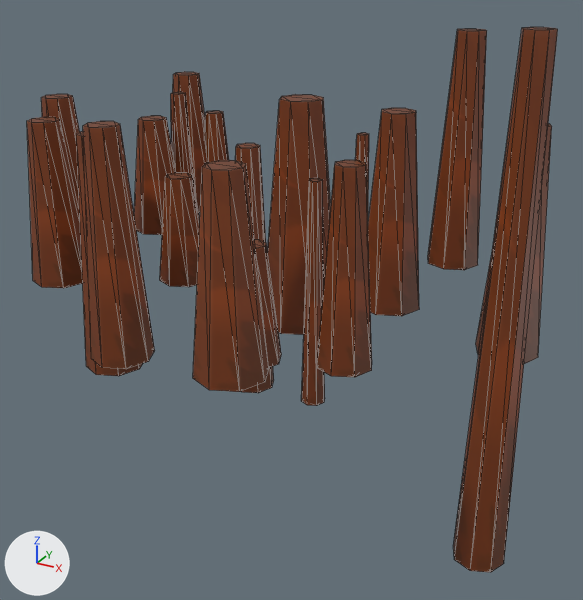
One commit to the glTF model Assets/Decorations/Mountain01.glb: the scene before it, then after it.
Both versions are drawn from a 50 mm lens placed at (96.8, -157.6, 67.6), pointed at (7.1, 5.4, -13.9). Arrows for +X, +Y and +Z are at lower left; the lights stay in place. Mesh edges are drawn as thin lines. Where no turn or scale is listed for an object, it has been applied to the vertices. Vertices at the same position are counted once.

The first picture shows 'Boulders'.
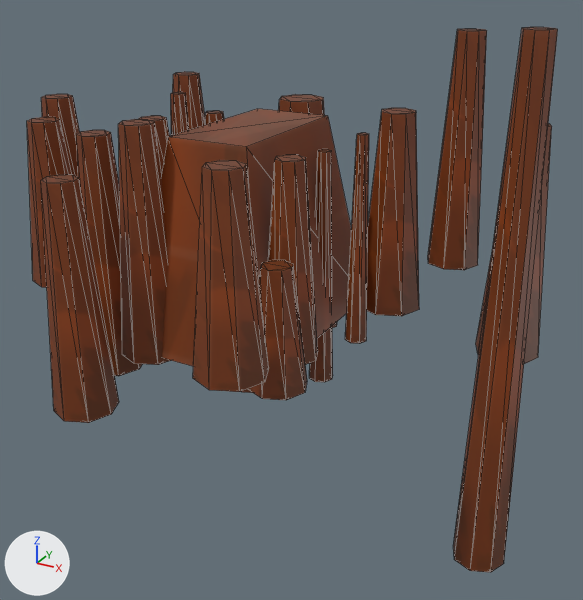
Changed parts and their boxes [x1, y1, x2, y2] in the pictures (583 x 600 px):
```json
{"part": 1, "of": "me_meshboulder_016", "change": "added", "after": [41, 174, 119, 423], "on screen": "brown"}
{"part": 2, "of": "me_meshboulder_016", "change": "built on", "before": [83, 121, 372, 406], "after": [118, 109, 351, 400]}
```

Scene script edits in JSON lines:
```json
{"block": "me_meshboulder_016", "where": "# used by ob_boulders; location = (-17.4, 25.8, 18.3)"}
{"op": "remove", "block": "me_meshboulder_016", "code": "me_meshboulder_016.from_pydata(...)  # 320 vertices, 560 faces; spans x -42.2..84.5, y -77.7..37.8, z -90.4..35.0"}
{"op": "add", "block": "me_meshboulder_016", "code": "me_meshboulder_016.from_pydata(...)  # 344 vertices, 600 faces; spans x -42.2..84.5, y -77.7..37.8, z -90.4..35.0"}
{"block": "me_meshboulder_016", "change": "me_meshboulder_016 part 1: a new loose piece, an 8-sided cut cone along z (radius 7.4 at the low end, 3.8 at the high end) spanning x -13.0..1.8, y -71.6..-56.8, z -48.6..5.4, in mat_material_001 (picture img_material_001_basecolor)"}
{"block": "me_meshboulder_016", "change": "me_meshboulder_016 part 2"}
{"block": "me_meshboulder_016", "change": "16 vertices in x -9.6..5.2, y -61.4..-46.6, z -39.0..15.0 move by (5.1, 5.1, 0.0)"}
{"block": "me_meshboulder_016", "change": "13 vertices in x 21.8..34.9, y -51.6..-38.5, z -36.2..-9.0 move by (11.0, -8.2, 0.0)"}
{"block": "me_meshboulder_016", "change": "12 vertices in x -11.1..2.0, y -30.0..-20.7, z -30.1..-2.9 move by (6.0, 0.0, 7.5)"}
{"block": "me_meshboulder_016", "change": "10 vertices in x 41.2..54.3, y -40.5..-33.5, z -36.0..9.3 move by (-12.7, -1.8, 0.0)"}
{"block": "me_meshboulder_016", "change": "5 vertices in x 27.8..33.3, y -21.9..-15.5, z -60.3 move by (1.7, 1.1, 6.8)"}
{"block": "me_meshboulder_016", "change": "4 vertices in x 47.8, y -44.7..-31.6, z -36.0..9.3 move by (-12.8, -1.8, 0.0)"}
{"block": "me_meshboulder_016", "change": "20 vertices move from x -4.5..52.4, y -49.6..-16.4, z -60.3..-1.0 to x 1.4..44.0, y -57.9..-15.3, z -53.5..5.9"}
{"block": "me_meshboulder_016", "change": "8 vertices are added at x -0.4..35.2, y -53.0..1.4, z -37.6..11.7"}
{"block": "me_meshboulder_016", "change": "12 new faces join them"}
```
